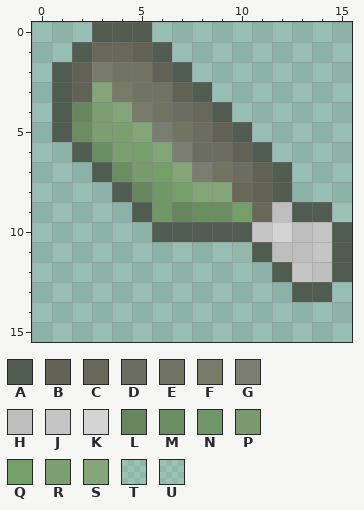
File history of a pixel-art sprite, textures/mcl_mobitems/mcl_mobitems_mutton_cooked.png. The picture above is the old version.
The file is 16x16 pixels. Pixels under 10% opacity are left out. Colours within 5 levels of each other are drawn and written as one.
Palette (. is transparent): A #515c50  B #616253  C #676858  D #6c6d61  E #717363  F #797b6a  G #7c7d71  H #bebebe  J #c5c5c5  K #d4d4d4  L #66875d  M #6a8d62  N #6f9866  P #79996f  Q #759f69  R #7b9f6f  S #83a578  T #b7d3bd28  U #b7d3bd30
After:
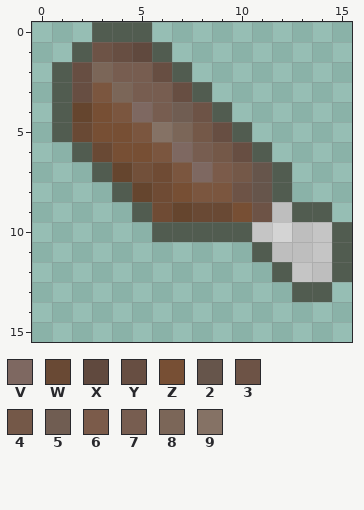
Colours new in this view: V #7e6861  W #694934  X #60493e  Y #674e42  Z #774f34  2 #66554b  3 #6d5346  4 #745848  5 #705d52  6 #7b5b4a  7 #775d50  8 #7b6658  9 #857265
Commit message: Color corrections for meat textures (mobs_redo, mcl_mobitems)
Change:
@@ palette @@
-L #66875d
+L #65452e
-N #6f9866
+N #6f4b34
-P #79996f
+P #72503a
-S #83a578
+S #7b563f
@@ x 0..15 @@
  0 ...AAA..........
- 1 ..ACCBA.........
- 2 .ABFEEBA........
- 3 .ABSFEEBA.......
- 4 .ALRSFEDCA......
- 5 .AMRRSGEDBA.....
- 6 ..AMRQSGDDBA....
- 7 ...AMPQSGEDBA...
- 8 ....ALNQSSCBA...
- 9 .....ANLMMQCHAAT
+ 1 ..A3YXA.........
+ 2 .AY877YA........
+ 3 .AYS877YA.......
+ 4 .ALZSV753A......
+ 5 .AWZZS984YA.....
+ 6 ..AWZZSV74YA....
+ 7 ...ALPNSV642A...
+ 8 ....ALNZSS32A...
+ 9 .....ANLWWZ3HAA.
 10 ......AAAAAJKHJA
-11 ..........UAHHJA
+11 ...........AHHJA
 12 ............AJHA
Boxes around the changes in both pictures, in picture pixels (x1, y1, x2, y2):
changed: (72, 42, 272, 262)
erased: (332, 202, 352, 222)
